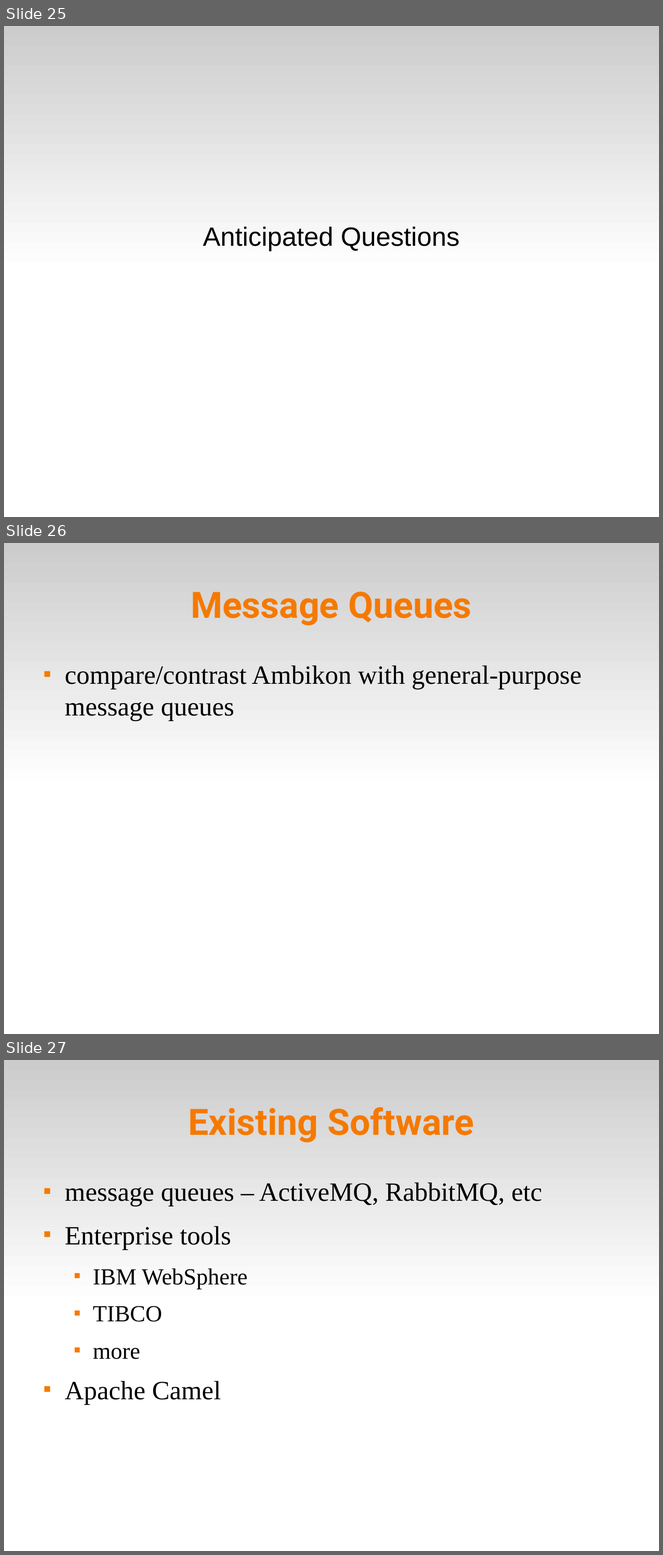
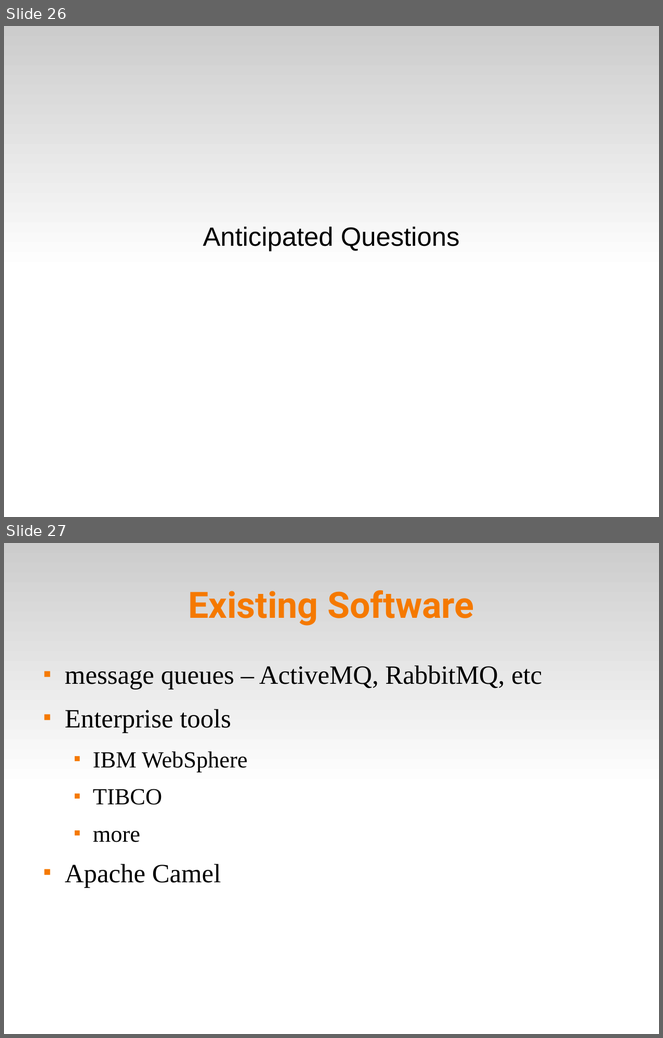
Before and after one commit to solgenomics/Ambikon, a slide deck: doc/presentations/ambikon_intro.odp. Shown one above the other, each under a label of ours: slides 25, 26 and 27 before the commit, slides 26 and 27 after it. The pictures are 663x1555 and 663x1038 pixels, drawn with LibreOffice and Linux fonts; fonts in the diff are those of the drawing. Boxes give left, top, right and bottom in pixels: in the first picture for what was removed or moved away, otherwise in the second. Text is boxed around its words. In the diff, an @@ line names an element or a change of style, - is before the commit and + after.

Commit message:
ambikon intro talk slides in fairly good shape

```diff
--- a/doc/presentations/ambikon_intro.odp
+++ b/doc/presentations/ambikon_intro.odp
@@ slide 26 removed at bbox=[4, 543, 659, 1034], background #FFFFFF; not listed: 1 template element that a slide beside it also shows @@
@@ title removed at bbox=[191, 591, 472, 626] @@
-Message Queues
@@ text removed at bbox=[65, 665, 582, 721] @@
-■ compare/contrast Ambikon with general-purpose message queues
@@ what was slide 25 is now slide 26 @@
```
Also in this commit, not shown: 11 slides changed, 1 slide added.
